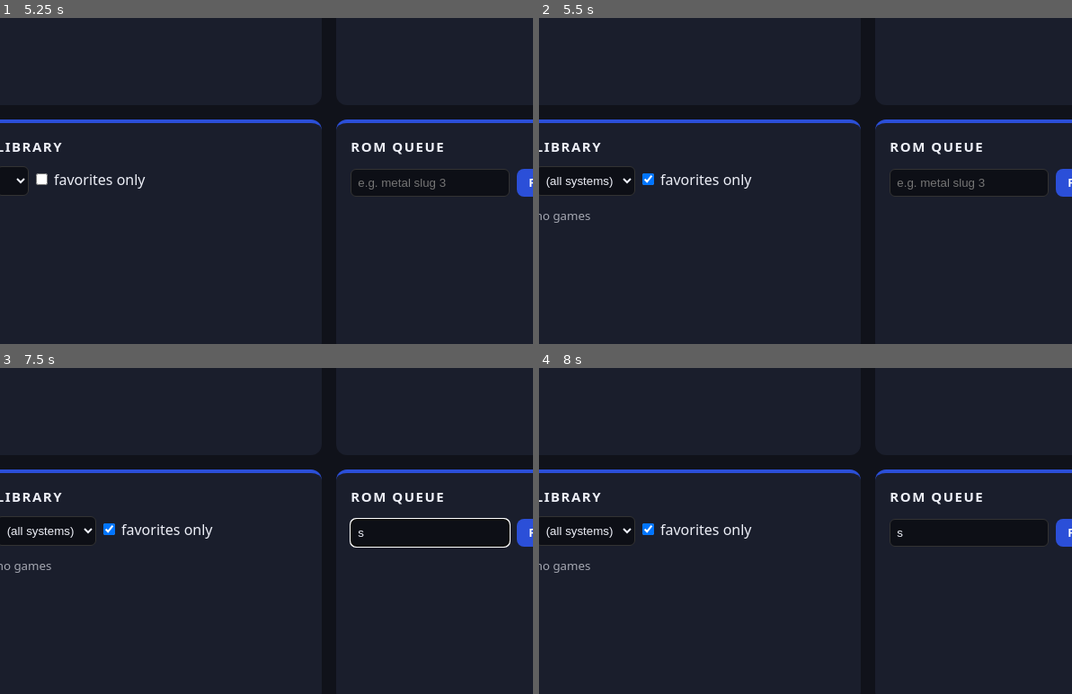
Above: before the commit, frames 1-4 (two rows, left to right).
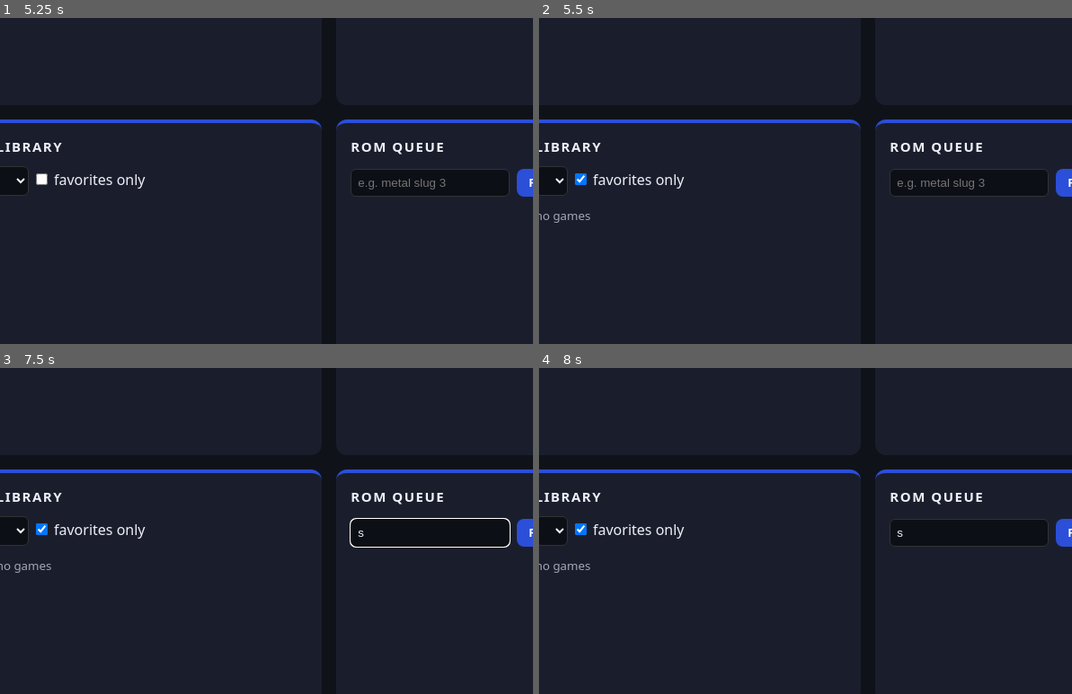
Above: after the commit, the same moments.

Repository: joey12725/Arcade-Relay
Game: browser game, page server/webui.html
Two runs of this game, one before a commit and one after it. Both use one fixed random seed, a clock stepped at 60 frames per second and the inputs below.
Inputs (mouse positions are % of the whole screen's width and height, from its top left):
- Up to frame 1 (5.25 s): click "Screensaver on" at 1.27 s; click (81, 23) at 1.87 s; type "r" at 1.87 s; tap Enter at 1.9, 3.1, 3.7 s; click "Request" at 2.02 s; click (84, 19) at 2.47 s; click (81, 23) at 3.07 s; type "e" at 3.07 s; click (7, 85) at 3.67 s; type "a" at 3.67 s; click "1. Press a button…" at 4.27 s; click "Load" at 4.52 s; click "Kill game" at 4.87 s
- Up to frame 2 (5.5 s): click (40, 72) at 5.47 s
- Up to frame 3 (7.5 s): click (81, 23) at 6.07 s; type "a" at 6.07 s; tap Enter at 6.1, 7.3 s; click "Off" at 6.67 s; click (51, 19) at 7.02 s; click (76, 73) at 7.27 s; type "s" at 7.27 s
- Up to frame 4 (8 s): click (7, 85) at 7.87 s; type "e" at 7.87 s; tap Enter at 7.9 s
The pictures show only the part of the screen within x 36-86%, y 47-97%; the shares and areas given below are measured in that part.

Frame 1 is identical in both runs. In frame 2, 0.8% of the frame differs, in the area x 1-40%, y 45-55%; in frame 3, 0.8%; in frame 4, 0.8%.
Error in both runs: TypeError: Failed to fetch

Commit message:
P8 verifier findings: live library refresh, lifeline race, input typing
- webui: loadLibrary runs every refresh cycle and rebuilds the system filter
  when the set changes, so ROMs delivered while the page is open appear
  without a reload (S5, proven in a real browser)
- cabd/lifeline: lifeline_lock serializes on/off AND the refresh loop
  (checks() takes seconds; an off landing in that window let show() respawn
  the overlay after hide()); stray-window sweep on off; kill_strays pkill
  needed -- since the pattern itself starts with -- (S6)
- arcaded: /cab/input type-checks key/text -> 400 instead of a raw
  TypeError 500 (S7)
- new test-webui-live: drives /ui in real Chromium (live library refresh,
  filter, favorite click, full CTL-3 capture->assign->commit)
- test-p8: concurrent lifeline storm + malformed input params
- A-21: sim tests must run serially (root cause of the m2 flake, S4)

Co-Authored-By: Claude Fable 5 <noreply@anthropic.com>
Claude-Session: https://claude.ai/code/session_0121T41MRx4LhEfSJbU9jrmB

Diff:
--- a/server/webui.html
+++ b/server/webui.html
@@ -153,9 +153,9 @@
     ['global','system:nes','system:snes','system:genesis','system:arcade',
      'system:gba','system:psx','system:gb'].forEach(s => scope.add(new Option(s, s)));
     renderTargets();
-    loadLibrary();
   }
   showCurrentMap();
+  loadLibrary();   // every cycle: ROMs delivered while the page is open must appear
   const q = await api('GET', '/roms/status');
   document.getElementById('queue').innerHTML = (q.queue || []).map(e =>
     `<li><b>${e.title}</b> — ${e.status} <small>${e.detail || ''}</small></li>`).join('') || '<li><small>empty</small></li>';
@@ -216,10 +216,19 @@
   if (document.getElementById('libFavs').checked) qs.push('favorites=1');
   const r = await api('GET', '/games/list' + (qs.length ? '?' + qs.join('&') : ''))
                   .catch(() => ({games: []}));
-  if (!sysSel.options.length) {
+  // Rebuild the system list from the FULL library (the filtered response
+  // can't name systems it filtered out) whenever the set changes — a new
+  // system appearing must not require a page reload.
+  const all = sysSel.value || document.getElementById('libFavs').checked
+    ? await api('GET', '/games/list').catch(() => ({games: []})) : r;
+  const systems = [...new Set(all.games.map(g => g.system))].sort();
+  const shown = [...sysSel.options].slice(1).map(o => o.value);
+  if (systems.join() !== shown.join()) {
+    const keep = sysSel.value;
+    sysSel.innerHTML = '';
     sysSel.add(new Option('(all systems)', ''));
-    [...new Set(r.games.map(g => g.system))].sort()
-      .forEach(s => sysSel.add(new Option(s, s)));
+    systems.forEach(s => sysSel.add(new Option(s, s)));
+    sysSel.value = systems.includes(keep) ? keep : '';
   }
   document.getElementById('library').innerHTML = r.games.map(g =>
     `<li><button onclick="api('POST','/games/launch',
Not shown, changed: ASSUMPTIONS.md
Not shown, changed: sim/scripts/test-p8.sh
Not shown, added: sim/scripts/test-webui-live.sh
